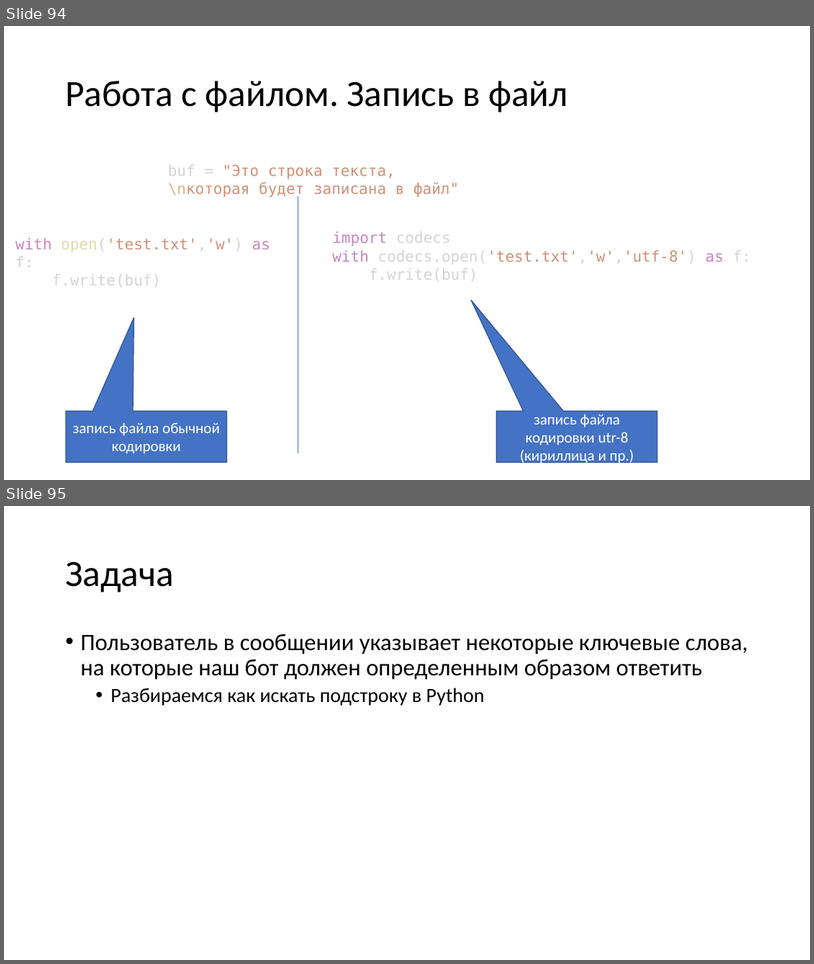
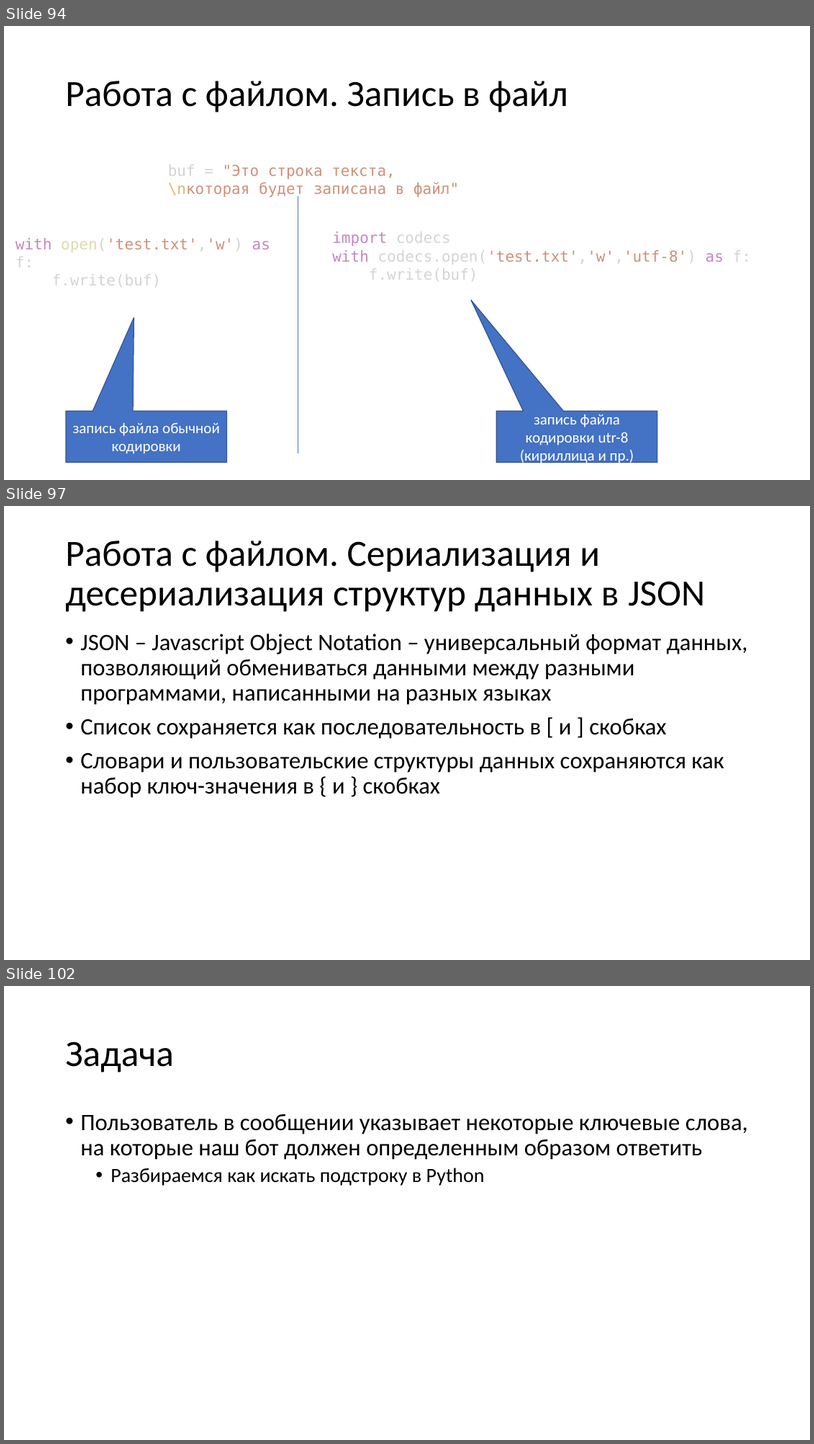
Before and after one commit to paveltsytovich/telegram-course, a slide deck: Presentation/Разработка ботов для телеграмм на Python.pptx. Shown one above the other, each under a label of ours: slides 94 and 95 before the commit, slides 94, 97 and 102 after it; the slides between them are not shown. The pictures are 814x964 and 814x1444 pixels, drawn with LibreOffice and Linux fonts; fonts in the diff are those of the drawing. Boxes give left, top, right and bottom in pixels: in the first picture for what was removed or moved away, otherwise in the second. Text is boxed around its words. In the diff, an @@ line names an element or a change of style, - is before the commit and + after.

Commit message:
сериализация и десериализация

```diff
--- a/Presentation/Разработка ботов для телеграмм на Python.pptx
+++ b/Presentation/Разработка ботов для телеграмм на Python.pptx
@@ slide 97 added at <box>4,506,810,960</box>, background #FFFFFF @@
@@ title added at <box>65,541,705,612</box>, 44 pt, text #000000 @@
+Работа с файлом. Сериализация и десериализация структур данных в JSON
@@ text added at <box>80,633,748,798</box>, 28 pt, text #000000 @@
+• JSON – Javascript Object Notation – универсальный формат данных, позволяющий обмениваться данными между разными программами, написанными на разных языках
+• Список сохраняется как последовательность в [ и ] скобках
+• Словари и пользовательские структуры данных сохраняются как набор ключ-значения в { и } скобках
@@ what was slide 95 is now slide 102 @@
```
Also in this commit, not shown: 6 other slides added.
